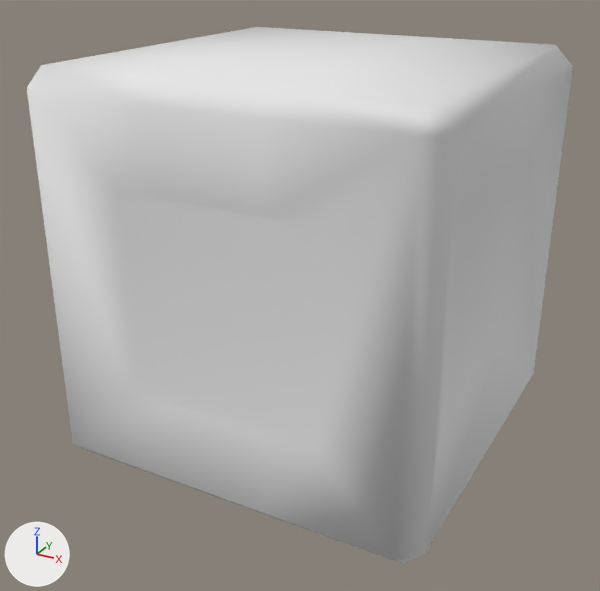
The OBJ model assets/models/builtin/indoor/props/indoor_props_supply_box/model.obj: old version first, new version second.
One viewpoint serves both versions: a 50 mm camera at (0.236, -0.454, 0.317) aimed at (-0.005, -0.016, 0.098). Every picture has the same lights, and +X, +Y and +Z are marked at lower left. The first picture is the older version. Where no turn or scale is listed for an object, it has been applied to the vertices.

Objects in the first picture: 'model'.
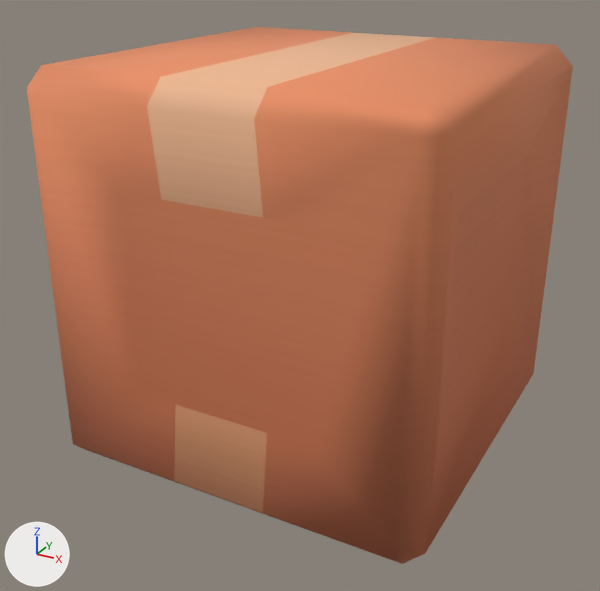
Where the change shows, as pixel boxes [x1, y1, x2, y2] in the pictures (600 x 591 px):
'model', surface changed (white to orange)
    both: [27, 27, 573, 564]

Patch to the scene script:
```diff
--- a/assets/models/builtin/indoor/props/indoor_props_supply_box/model.obj.py
+++ b/assets/models/builtin/indoor/props/indoor_props_supply_box/model.obj.py
@@ img_colormap_png @@
+img_colormap_png = load_image('colormap.png', 'Textures/colormap.png', 512, 512, 'sRGB')
@@ mat_colormap @@
 mat_colormap = principled_material('colormap')
-mat_colormap.base_color = (0.8, 0.8, 0.8)  # white #e7e7e7
+mat_colormap.texture = img_colormap_png
 mat_colormap.roughness = 1.0
```
